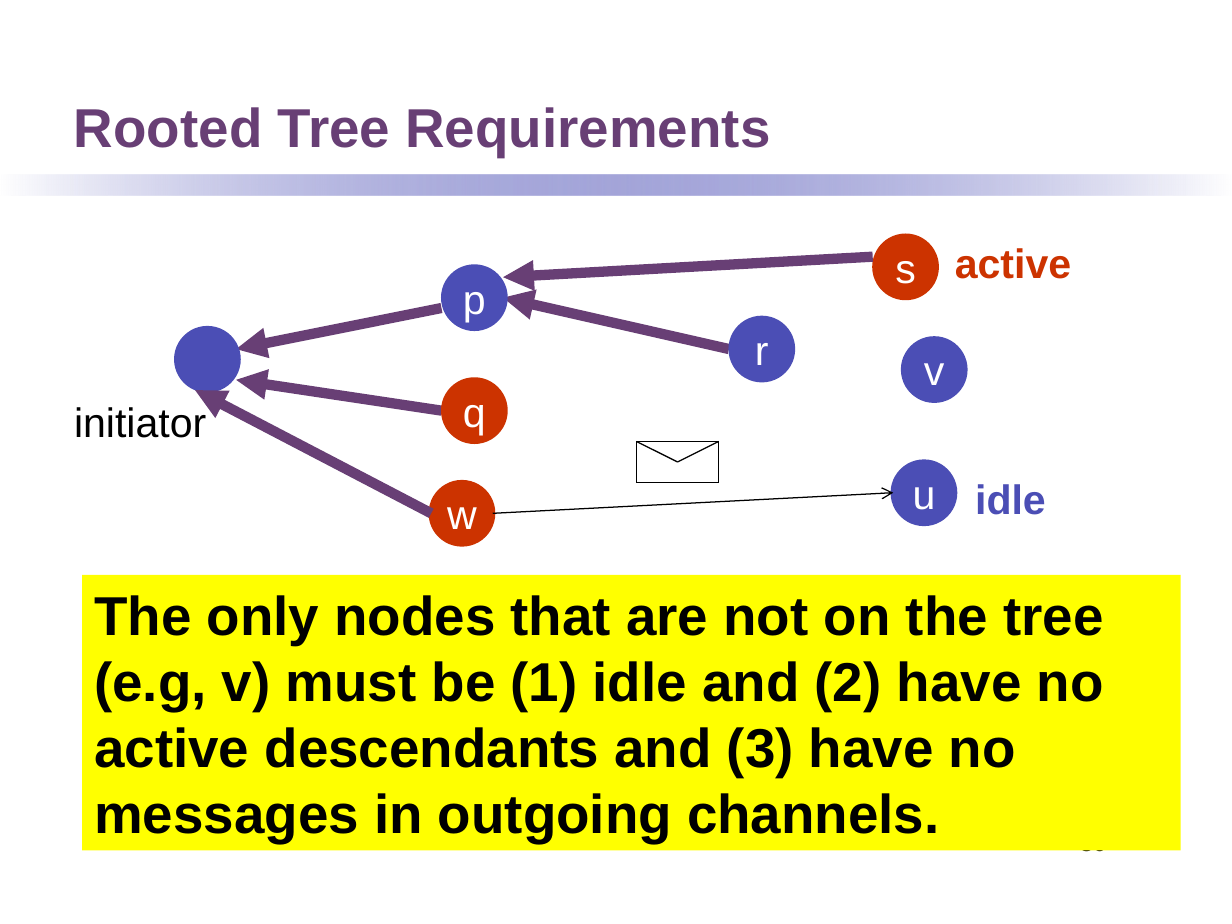
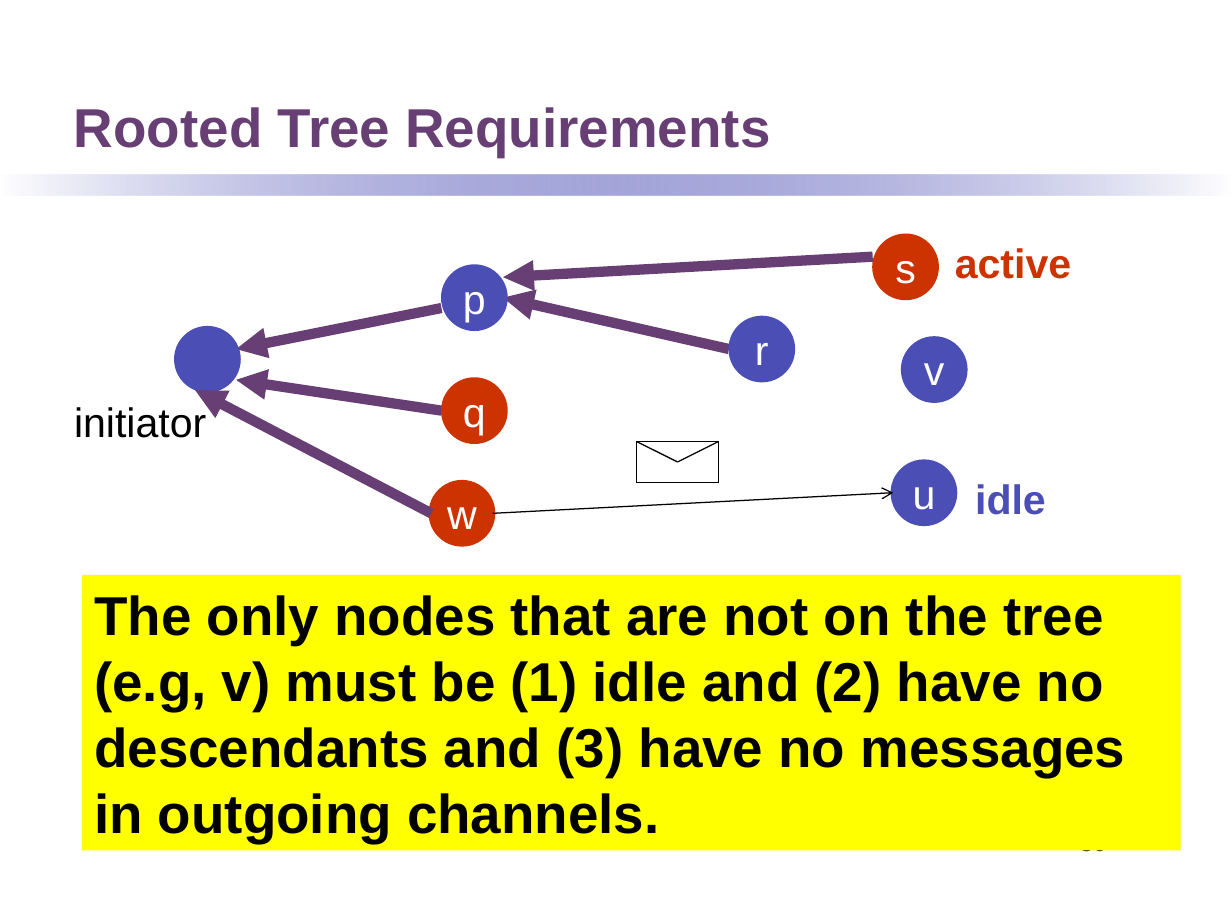
Before and after one commit to kmchandy/kmchandy.github.io, a slide deck: slide 30 of DiffusingComputations/DiffusingComputations.ppt. Drawn at 1232x924 pixels with LibreOffice and Linux fonts; fonts in the diff are those of the drawing. Boxes give left, top, right and bottom in pixels: in the first picture for what was removed or moved away, otherwise in the second. Text is boxed around its words. In the diff, an @@ line names an element or a change of style, - is before the commit and + after.

```diff
--- a/DiffusingComputations/DiffusingComputations.ppt
+++ b/DiffusingComputations/DiffusingComputations.ppt
@@ text in rectangle at <box>94,595,1126,843</box>: text changed @@
-The only nodes that are not on the tree (e.g, v) must be (1) idle and (2) have no active descendants and (3) have no messages in outgoing channels.
+The only nodes that are not on the tree (e.g, v) must be (1) idle and (2) have no descendants and (3) have no messages in outgoing channels.
```
Also in this commit, not shown: 6 other slides changed, 1 slide added, 20 other files.
